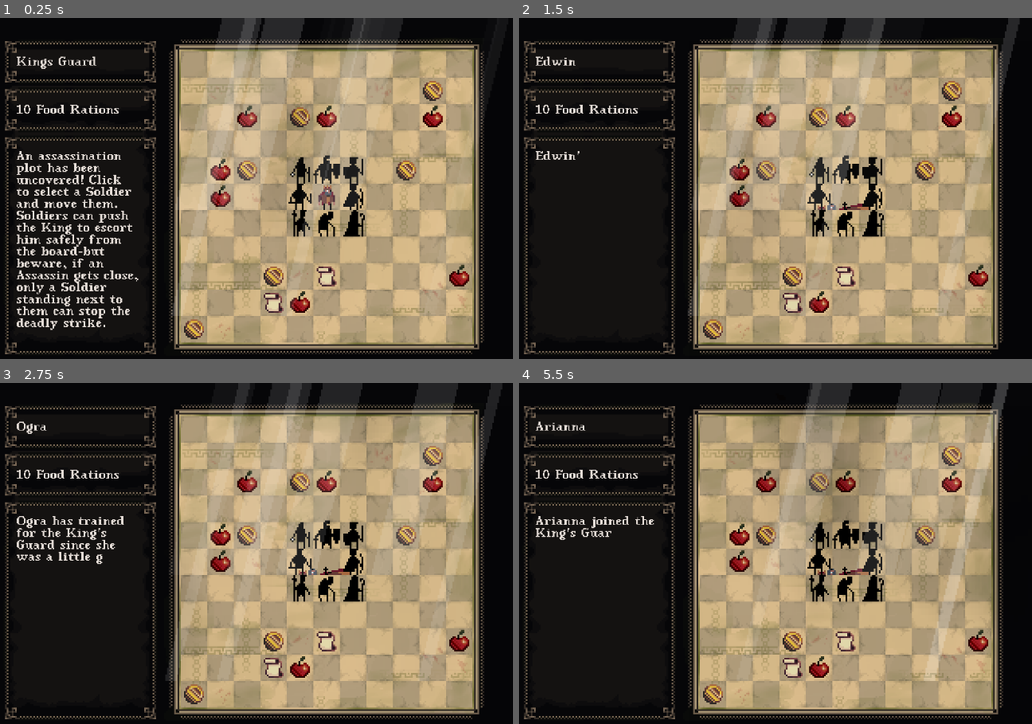
Above: before the commit, frames 1-4 (two rows, left to right).
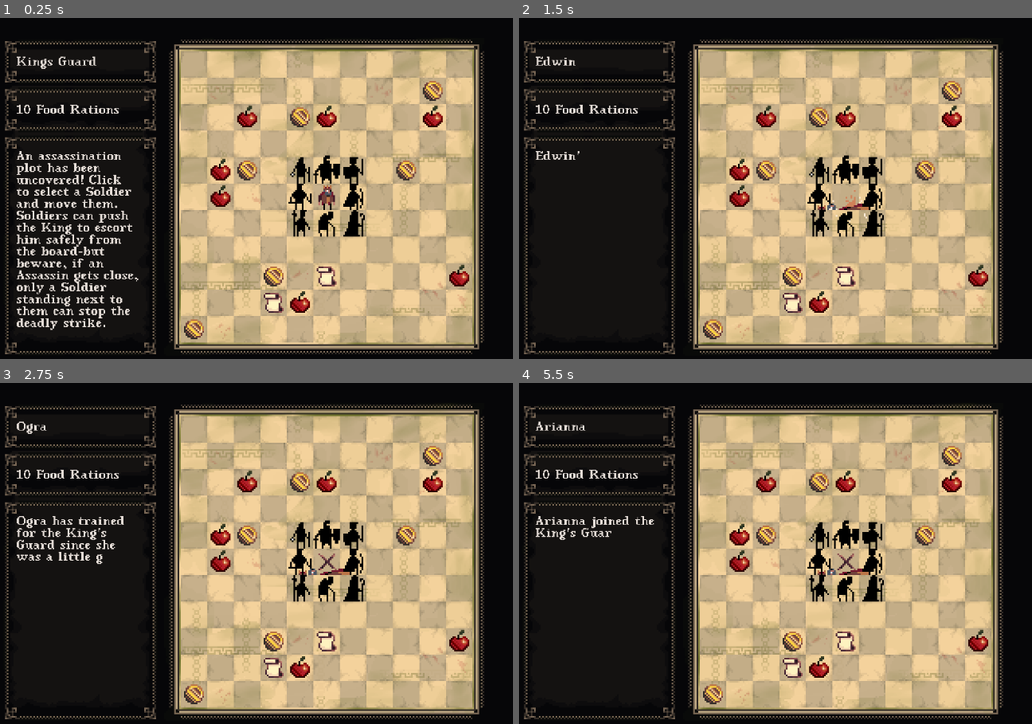
Above: after the commit, the same moments.

Repository: ibirothe/kings-rescue
Game: Godot game, scene res://Scenes/Level.tscn
The game is run twice, just before and just after one commit, with the same random seed, the same clock (stepped at 60 frames per second) and the same inputs. Sound files missing from this copy of the repository are replaced by a short silence.
Inputs (mouse positions are in pixels of both pictures, inside the frame that each line leads up to):
- Up to frame 1 (0.25 s): no input
- Up to frame 2 (1.5 s): tap Enter at 0.5 s; move the mouse to (821, 171) at 0.52 s; tap L (Magic) at 0.6, 1.35 s; click (821, 171) at 0.67 s; move the mouse to (847, 171) at 1.27 s; click (847, 171) at 1.42 s
- Up to frame 3 (2.75 s): move the mouse to (353, 536) at 2.02 s; click (353, 536) at 2.1 s; tap L (Magic) at 2.3 s
- Up to frame 4 (5.5 s): move the mouse to (872, 560) at 2.77 s; tap L (Magic) at 2.85, 3.6, 4.55, 5.1 s; click (872, 560) at 2.92 s; move the mouse to (872, 587) at 3.52 s; click (872, 587) at 3.67 s; move the mouse to (847, 587) at 4.27 s; click (847, 587) at 4.35 s; move the mouse to (821, 587) at 5.02 s; click (821, 587) at 5.17 s

The runs differ from the first frame. In frame 1, 12% of the frame differs, in the area x 33-93%, y 0-96%; in frame 2, 18%; in frame 3, 21%; in frame 4, 28%, in the area x 34-96%, y 0-96%.
Error in both runs: Invalid call to function 'win_fade_out' in base 'Node2D (game_manager.gd)'. Expected 1 arguments. (res://Scripts/trap.gd:31)

Commit message:
current state

Diff:
--- /dev/null
+++ b/kings-rescue/Scenes/InputManager.tscn
@@ -0,0 +1,6 @@
+[gd_scene load_steps=2 format=3 uid="uid://cdv4g846dbve1"]
+
+[ext_resource type="Script" path="res://Scenes/input_manager.gd" id="1_t68x2"]
+
+[node name="InputManager" type="Node"]
+script = ExtResource("1_t68x2")
--- a/kings-rescue/Scenes/Level.tscn
+++ b/kings-rescue/Scenes/Level.tscn
@@ -1,37 +1,12 @@
-[gd_scene load_steps=30 format=4 uid="uid://c5qlik5x313qp"]
-
-[ext_resource type="Texture2D" uid="uid://daggdvepx4vai" path="res://Assets/VFX/light_ray_M.png" id="1_3r7fq"]
+[gd_scene load_steps=15 format=4 uid="uid://c5qlik5x313qp"]
+
 [ext_resource type="Texture2D" uid="uid://bk373qbmw3vfy" path="res://Assets/game UI placeholder.png" id="1_817jl"]
-[ext_resource type="Texture2D" uid="uid://cuujh2t5yugrn" path="res://Assets/VFX/layer_4_leaf_A.png" id="1_g68bc"]
 [ext_resource type="PackedScene" uid="uid://bny6i5an3s0g0" path="res://Scenes/king.tscn" id="2_tgcop"]
-[ext_resource type="Texture2D" uid="uid://csr212x2hxhtq" path="res://Assets/VFX/light_ray_S.png" id="2_up7sy"]
 [ext_resource type="Script" path="res://Scripts/game_manager.gd" id="4_2wxqe"]
-[ext_resource type="Shader" path="res://Shaders/fog.gdshader" id="6_kkd8k"]
 [ext_resource type="FontFile" uid="uid://c6fxatwakvveq" path="res://Fonts/Vest 9.ttf" id="7_rm11i"]
 [ext_resource type="Script" path="res://Scenes/label.gd" id="8_83tln"]
 [ext_resource type="Script" path="res://Scenes/namelabel.gd" id="8_f131e"]
 [ext_resource type="Script" path="res://Scenes/food_label.gd" id="9_ffase"]
-
-[sub_resource type="Gradient" id="Gradient_wn7d4"]
-offsets = PackedFloat32Array(0, 0.217949, 0.657051, 0.910256)
-colors = PackedColorArray(1, 1, 1, 0, 1, 1, 1, 0.141176, 1, 1, 1, 0.105882, 1, 1, 1, 0)
-
-[sub_resource type="GradientTexture1D" id="GradientTexture1D_jy25q"]
-gradient = SubResource("Gradient_wn7d4")
-
-[sub_resource type="ParticleProcessMaterial" id="ParticleProcessMaterial_b8mc7"]
-lifetime_randomness = 0.27
-particle_flag_disable_z = true
-emission_shape = 3
-emission_box_extents = Vector3(80, 0, 0)
-direction = Vector3(0, 0, 0)
-spread = 0.0
-initial_velocity_min = -2.0
-initial_velocity_max = 2.0
-gravity = Vector3(0, 0, 0)
-color_ramp = SubResource("GradientTexture1D_jy25q")
-turbulence_noise_speed = Vector3(50, 0, 0)
-turbulence_noise_speed_random = 1.51
 
 [sub_resource type="TileSetAtlasSource" id="TileSetAtlasSource_gdl6h"]
 texture = ExtResource("1_817jl")
@@ -1074,56 +1049,6 @@
 tile_size = Vector2i(8, 8)
 sources/1 = SubResource("TileSetAtlasSource_gdl6h")
 
-[sub_resource type="CanvasItemMaterial" id="CanvasItemMaterial_45a4o"]
-particles_animation = true
-particles_anim_h_frames = 9
-particles_anim_v_frames = 1
-particles_anim_loop = true
-
-[sub_resource type="Gradient" id="Gradient_66vup"]
-offsets = PackedFloat32Array(0, 0.00641026, 0.791667, 1)
-colors = PackedColorArray(0, 0, 0, 1, 0.203922, 0.176471, 0.152941, 1, 0.956736, 0.936243, 0.936243, 0.145161, 1, 1, 1, 0)
-
-[sub_resource type="GradientTexture1D" id="GradientTexture1D_xmy3m"]
-gradient = SubResource("Gradient_66vup")
-
-[sub_resource type="ParticleProcessMaterial" id="ParticleProcessMaterial_uf0vs"]
-particle_flag_disable_z = true
-emission_shape = 3
-emission_box_extents = Vector3(60, 1, 1)
-direction = Vector3(0.7, 1, 0)
-spread = 8.804
-initial_velocity_min = 10.0
-initial_velocity_max = 20.0
-gravity = Vector3(0, 0, 0)
-color_ramp = SubResource("GradientTexture1D_xmy3m")
-anim_speed_min = 3.0
-anim_speed_max = 5.0
-anim_offset_max = 1.0
-turbulence_noise_scale = 6.61
-collision_mode = 1
-collision_friction = 0.0
-collision_bounce = 0.0
-
-[sub_resource type="ShaderMaterial" id="ShaderMaterial_5ou07"]
-shader = ExtResource("6_kkd8k")
-shader_parameter/base_color = Color(0, 0, 0, 0.933333)
-
-[sub_resource type="Gradient" id="Gradient_066n6"]
-offsets = PackedFloat32Array(0, 0.00675676, 0.655405, 1)
-colors = PackedColorArray(0, 0, 0, 1, 0, 0, 0, 1, 0.106443, 0.0946779, 0.0868347, 1, 0.894118, 0.862745, 0.839216, 1)
-
-[sub_resource type="FastNoiseLite" id="FastNoiseLite_ufnk3"]
-frequency = 0.0063
-
-[sub_resource type="NoiseTexture2D" id="NoiseTexture2D_eu5cl"]
-width = 1400
-height = 800
-seamless = true
-normalize = false
-color_ramp = SubResource("Gradient_066n6")
-noise = SubResource("FastNoiseLite_ufnk3")
-
 [sub_resource type="LabelSettings" id="LabelSettings_ryrto"]
 line_spacing = -5.0
 font = ExtResource("7_rm11i")
@@ -1143,30 +1068,6 @@
 
 [node name="Level" type="Node2D"]
 
-[node name="LightRayM" type="GPUParticles2D" parent="."]
-z_index = 2
-texture_filter = 1
-position = Vector2(12, -104)
-amount = 5
-process_material = SubResource("ParticleProcessMaterial_b8mc7")
-texture = ExtResource("1_3r7fq")
-lifetime = 7.0
-preprocess = 7.0
-randomness = 0.5
-visibility_rect = Rect2(0, 0, 600, 600)
-
-[node name="LightRayS" type="GPUParticles2D" parent="."]
-z_index = 2
-texture_filter = 1
-position = Vector2(10, -40)
-amount = 5
-process_material = SubResource("ParticleProcessMaterial_b8mc7")
-texture = ExtResource("2_up7sy")
-lifetime = 7.0
-preprocess = 7.0
-randomness = 0.5
-visibility_rect = Rect2(0, 0, 600, 600)
-
 [node name="TileMapLayer" type="TileMapLayer" parent="."]
 position = Vector2(-8, 8)
 tile_map_data = PackedByteArray("AAD5//r/AQAUAAYAAAD5//v/AQAUAAcAAAD5//z/AQAUAAgAAAD5//3/AQAUAAkAAAD5//7/AQAUAAoAAAD5// …(29488 unchanged characters)…
@@ -1181,29 +1082,6 @@
 
 [node name="Game Manager" type="Node2D" parent="."]
 script = ExtResource("4_2wxqe")
-
-[node name="Leaves1" type="GPUParticles2D" parent="."]
-z_index = 2
-texture_filter = 1
-material = SubResource("CanvasItemMaterial_45a4o")
-position = Vector2(-38, -93)
-process_material = SubResource("ParticleProcessMaterial_uf0vs")
-texture = ExtResource("1_g68bc")
-lifetime = 12.0
-preprocess = 8.0
-visibility_rect = Rect2(-32, 0, 92, 64)
-
-[node name="Fog2" type="TextureRect" parent="."]
-texture_filter = 1
-texture_repeat = 2
-material = SubResource("ShaderMaterial_5ou07")
-offset_left = -102.0
-offset_top = -86.0
-offset_right = 76.0
-offset_bottom = 92.0
-texture = SubResource("NoiseTexture2D_eu5cl")
-expand_mode = 1
-stretch_mode = 2
 
 [node name="NameLabel" type="Label" parent="."]
 texture_filter = 1
--- /dev/null
+++ b/kings-rescue/Scenes/input_manager.gd
@@ -0,0 +1,11 @@
+extends Node
+
+# Called when the node enters the scene tree for the first time.
+func _ready() -> void:
+	pass
+
+
+# Called every frame. 'delta' is the elapsed time since the previous frame.
+func press
+	if Input.is_action_just_pressed("Magic"):
+		magic_pressed = true
--- a/kings-rescue/Scenes/trap.tscn
+++ b/kings-rescue/Scenes/trap.tscn
@@ -1,41 +1,58 @@
-[gd_scene load_steps=12 format=3 uid="uid://bx31414pko86i"]
+[gd_scene load_steps=17 format=3 uid="uid://bx31414pko86i"]
 
 [ext_resource type="Script" path="res://Scripts/trap.gd" id="1_rrvs4"]
 [ext_resource type="Texture2D" uid="uid://i5ucpyi0gpjj" path="res://Assets/trap_48.png" id="2_obas5"]
+[ext_resource type="Texture2D" uid="uid://clj00fee2v4eb" path="res://Assets/Items.png" id="3_hcfhx"]
 
-[sub_resource type="AtlasTexture" id="AtlasTexture_p6sno"]
+[sub_resource type="AtlasTexture" id="AtlasTexture_nhsdi"]
+atlas = ExtResource("3_hcfhx")
+region = Rect2(48, 0, 16, 16)
+
+[sub_resource type="AtlasTexture" id="AtlasTexture_hpnfe"]
 atlas = ExtResource("2_obas5")
-region = Rect2(16, 32, 16, 16)
+region = Rect2(72, 72, 24, 24)
 
-[sub_resource type="AtlasTexture" id="AtlasTexture_vn7iu"]
+[sub_resource type="AtlasTexture" id="AtlasTexture_lgayr"]
 atlas = ExtResource("2_obas5")
-region = Rect2(176, 32, 16, 16)
+region = Rect2(0, 0, 32, 32)
 
-[sub_resource type="AtlasTexture" id="AtlasTexture_3lfug"]
+[sub_resource type="AtlasTexture" id="AtlasTexture_3lw2u"]
 atlas = ExtResource("2_obas5")
-region = Rect2(48, 32, 16, 16)
+region = Rect2(32, 0, 32, 32)
 
-[sub_resource type="AtlasTexture" id="AtlasTexture_jip0s"]
+[sub_resource type="AtlasTexture" id="AtlasTexture_3vgd2"]
 atlas = ExtResource("2_obas5")
-region = Rect2(80, 32, 16, 16)
+region = Rect2(64, 0, 32, 32)
 
-[sub_resource type="AtlasTexture" id="AtlasTexture_00v30"]
+[sub_resource type="AtlasTexture" id="AtlasTexture_sx04k"]
 atlas = ExtResource("2_obas5")
-region = Rect2(112, 32, 16, 16)
+region = Rect2(0, 32, 32, 32)
 
-[sub_resource type="AtlasTexture" id="AtlasTexture_xrh1r"]
+[sub_resource type="AtlasTexture" id="AtlasTexture_y34w4"]
 atlas = ExtResource("2_obas5")
-region = Rect2(144, 32, 16, 16)
+region = Rect2(32, 32, 32, 32)
 
-[sub_resource type="AtlasTexture" id="AtlasTexture_8h74d"]
+[sub_resource type="AtlasTexture" id="AtlasTexture_ighqi"]
 atlas = ExtResource("2_obas5")
-region = Rect2(176, 32, 16, 16)
+region = Rect2(64, 32, 32, 32)
+
+[sub_resource type="AtlasTexture" id="AtlasTexture_ft1ma"]
+atlas = ExtResource("2_obas5")
+region = Rect2(0, 64, 32, 32)
+
+[sub_resource type="AtlasTexture" id="AtlasTexture_3qn07"]
+atlas = ExtResource("2_obas5")
+region = Rect2(32, 64, 32, 32)
+
+[sub_resource type="AtlasTexture" id="AtlasTexture_j1jlo"]
+atlas = ExtResource("2_obas5")
+region = Rect2(64, 64, 32, 32)
 
 [sub_resource type="SpriteFrames" id="SpriteFrames_8xn3w"]
 animations = [{
 "frames": [{
 "duration": 1.0,
-"texture": SubResource("AtlasTexture_p6sno")
+"texture": SubResource("AtlasTexture_nhsdi")
 }],
 "loop": true,
 "name": &"default",
@@ -43,7 +60,7 @@
 }, {
 "frames": [{
 "duration": 1.0,
-"texture": SubResource("AtlasTexture_vn7iu")
+"texture": SubResource("AtlasTexture_hpnfe")
 }],
 "loop": true,
 "name": &"linger",
@@ -51,23 +68,35 @@
 }, {
 "frames": [{
 "duration": 1.0,
-"texture": SubResource("AtlasTexture_3lfug")
+"texture": SubResource("AtlasTexture_lgayr")
 }, {
 "duration": 1.0,
-"texture": SubResource("AtlasTexture_jip0s")
+"texture": SubResource("AtlasTexture_3lw2u")
 }, {
 "duration": 1.0,
-"texture": SubResource("AtlasTexture_00v30")
+"texture": SubResource("AtlasTexture_3vgd2")
 }, {
 "duration": 1.0,
-"texture": SubResource("AtlasTexture_xrh1r")
+"texture": SubResource("AtlasTexture_sx04k")
 }, {
 "duration": 1.0,
-"texture": SubResource("AtlasTexture_8h74d")
+"texture": SubResource("AtlasTexture_y34w4")
+}, {
+"duration": 1.0,
+"texture": SubResource("AtlasTexture_ighqi")
+}, {
+"duration": 1.0,
+"texture": SubResource("AtlasTexture_ft1ma")
+}, {
+"duration": 1.0,
+"texture": SubResource("AtlasTexture_3qn07")
+}, {
+"duration": 1.0,
+"texture": SubResource("AtlasTexture_j1jlo")
 }],
 "loop": false,
 "name": &"trigger",
-"speed": 5.0
+"speed": 8.0
 }]
 
 [sub_resource type="CircleShape2D" id="CircleShape2D_yonlb"]
--- a/kings-rescue/Scripts/level.gd
+++ b/kings-rescue/Scripts/level.gd
@@ -37,4 +37,4 @@
 				y -= 16
 
 		inst.position = Vector2(x, y)
-		Level.add_child(inst)
+		self.add_child(inst)
Binary file changed: kings-rescue/Assets/Items.png
Binary file changed: kings-rescue/Assets/trap_48.png
Not shown, changed: kings-rescue/export_presets.cfg
Not shown, added: KingsGuardEco.zip
